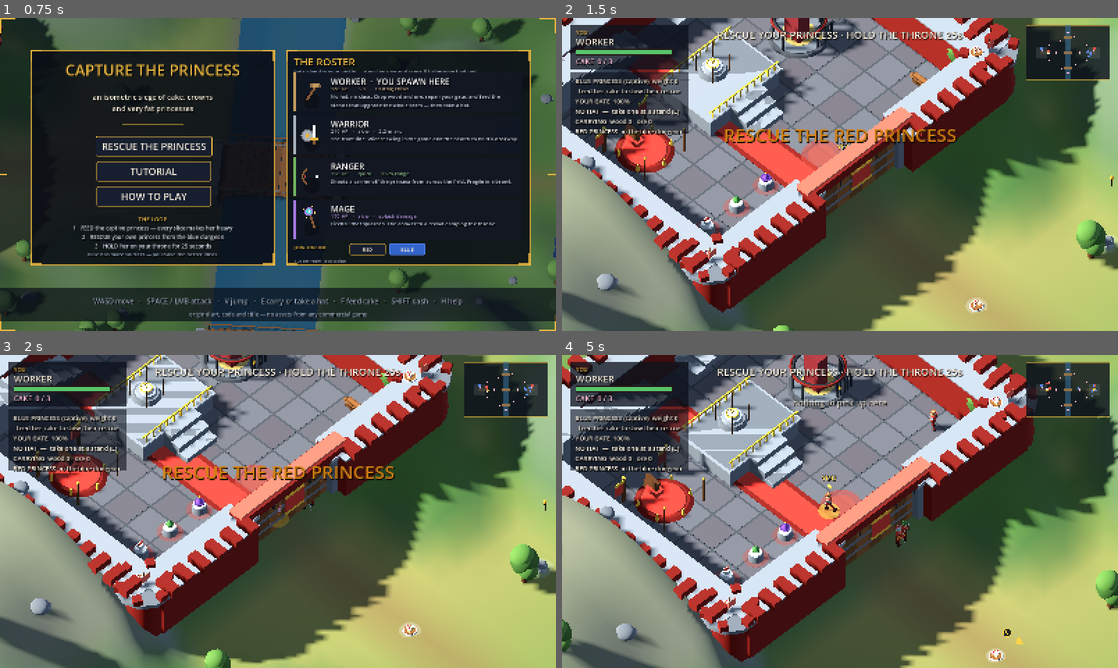
Above: before the commit, frames 1-4 (two rows, left to right).
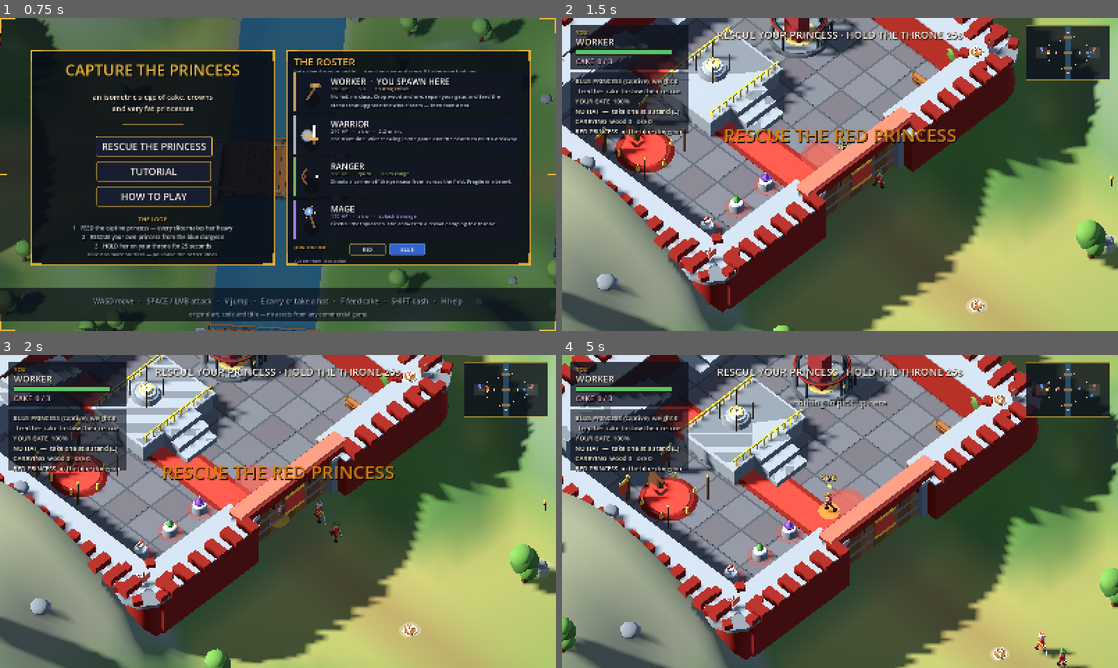
Above: after the commit, the same moments.

Repository: malahub/capture-the-princess
Game: Godot game, scene res://main.tscn
Two runs of this game, one before a commit and one after it. Both use one fixed random seed, a clock stepped at 60 frames per second and the inputs below.
Inputs (mouse positions are in pixels of both pictures, inside the frame that each line leads up to):
- Up to frame 1 (0.75 s): tap E (act) at 0.5, 0.6 s; move the mouse to (400, 158) at 0.52 s; hold D (move_right) from 0.53 s (still down); click (400, 158) at 0.67 s
- Up to frame 2 (1.5 s): tap V (jump) at 0.77 s; tap Space (attack) at 0.8, 1.35 s; move the mouse to (728, 190) at 1.27 s; release D (move_right) at 1.28 s; hold S (move_down) from 1.28 s (still down)
- Up to frame 3 (2 s): keep holding S (move_down); tap V (jump) at 1.52 s; tap Q (drop) at 1.55 s
- Up to frame 4 (5 s): move the mouse to (895, 442) at 2.02 s; release S (move_down) at 2.03 s; hold D (move_right) 2.03-2.78 s; tap Q (drop) at 2.1, 3.8 s; tap E (act) at 2.3, 2.85, 4.55 s; move the mouse to (812, 574) at 2.77 s; hold W (move_up) 2.78-3.53 s; click (812, 574) at 2.92 s; tap V (jump) at 3.02, 3.77, 4.52 s; tap Space (attack) at 3.05, 3.6 s; move the mouse to (1006, 558) at 3.52 s; hold A (move_left) from 3.53 s (still down); move the mouse to (673, 464) at 4.27 s; click (673, 464) at 4.35 s

Frame 1 is identical in both runs. In frame 2, less than 0.1% of the frame differs, in the area x 55-96%, y 10-55%; in frame 3, 0.2%; in frame 4, 20%, in the area x 0-100%, y 0-100%.

Commit message:
Movement: no back-off at range, no STEP_DOWN trap, escape from overlapping solids, progress-only waypoints, direct gate drive out of a castle

Diff:
--- a/scripts/game.gd
+++ b/scripts/game.gd
@@ -100,6 +100,7 @@
 var stuckaudit := false
 var navprobe := false
 var gateprobe := false
+var exittest := false
 var telemetry := ""
 var telemetry_t := 0.0
 var telemetry_file: FileAccess = null
@@ -163,6 +164,9 @@
 		autoplay = true
 		_run_simtest()
 		return
+	if exittest:
+		_run_exittest()
+		return
 	if gateprobe:
 		_run_gateprobe()
 		return
@@ -251,6 +255,85 @@
 ## crosses never jumps more than a unit can step.
 ## Prints the walkable height around the keep so a deck that bleeds past its
 ## platform shows up as a shape you can look at.
+## Can a unit actually leave its own castle? Break the gate and walk it out.
+var forced_dir := false
+
+
+func _run_exittest() -> void:
+	start_match(false)
+	# isolate the test: other units standing in melee range legitimately make a
+	# unit hold position, which is not what this test is about
+	for o in units.duplicate():
+		if o != player:
+			units.erase(o)
+			o.queue_free()
+	for team in 2:
+		for o2 in units.duplicate():          # isolate: one unit per run
+			if o2 != player:
+				units.erase(o2)
+				o2.queue_free()
+		# the ENEMY gate is broken; our own gate is intact and should open for us
+		var g: Dictionary = gates[1 - team]
+		g["hp"] = 0.0
+		g["alive"] = false
+		_break_gate_solid(g)
+		var u := _new_unit(team, "warrior", false)
+		var spawn: Vector3 = castles[team]["spawn"]
+		place(u, spawn)
+		u.brain = "attacker"
+		units.append(u)
+		var start_inside: bool = _inside(team, u.pos)
+		var target: Vector3 = Vector3(-spawn.x, 0, spawn.z)
+		var t := 0.0
+		var dt := 1.0 / 60.0
+		var best := 1e9
+		var dbg := 0
+		var sum_moved := 0.0
+		var think_t := 0.0
+		while t < 25.0:
+			think_t += dt
+			if think_t >= 0.5:
+				think_t = 0.0
+				_think(u)                 # real brain, as the match runs it
+			var dir: Vector3 = _ai_dir(u, dt)
+			if forced_dir:
+				var go: Vector3 = _gate_out(u.team)
+				dir = Vector3(go.x - u.pos.x, 0.0, go.z - u.pos.z).normalized()
+			var bp: Vector3 = u.pos
+			u.update_unit(dt, dir, target)
+			sum_moved += u.pos.distance_to(bp)
+			t += dt
+			if dbg < 5 and int(t / 5.0) == dbg + 1:
+				dbg += 1
+				var first := "-"
+				if u.path.size() > 0:
+					first = str(u.path[mini(u.path_i, u.path.size() - 1)])
+				var next := u.pos + Vector3(dir.x, 0, dir.z) * 0.4
+				print("[HF]   t=", int(t), " y=", snappedf(u.position.y, 0.01), " h=", snappedf(Terrain.h(u.pos.x, u.pos.z), 0.01),
+					" pos=(", snappedf(u.pos.x, 0.1), ",", snappedf(u.pos.z, 0.1), ")",
+					" wp=(", snappedf(u.waypoint.x, 0.1), ",", snappedf(u.waypoint.z, 0.1), ")",
+					" has=", u.has_waypoint, " tgt=", (str(u.target_unit.pos) if (u.target_unit != null and is_instance_valid(u.target_unit)) else "null"),
+					" idle=", snappedf(u.idle_t, 0.1), " stuck=", snappedf(u.stuck_t, 0.1),
+					" path=", u.path_i, "/", u.path.size(), " first=", first,
+					" dir=(", snappedf(dir.x, 0.01), ",", snappedf(dir.z, 0.01), ")",
+					" vel=", snappedf(u.vel.length(), 0.01), " sum=", snappedf(sum_moved, 0.01),
+					" canstep=", _can_step(next, Terrain.h(u.pos.x, u.pos.z), 0.4, u.team),
+					" blocker=", _blocker(next, Terrain.h(u.pos.x, u.pos.z), 0.4, u.team))
+			best = minf(best, absf(u.pos.x - spawn.x))
+		if _inside(team, u.pos):
+			var h0 := Terrain.h(u.pos.x, u.pos.z)
+			for dv in [Vector3(0.09,0,0), Vector3(-0.09,0,0), Vector3(0,0,0.09), Vector3(0,0,-0.09)]:
+				var q: Vector3 = u.pos + dv
+				print("[HF]   step ", dv, " -> h=", snappedf(Terrain.h(q.x, q.z), 0.01),
+					" dh=", snappedf(Terrain.h(q.x, q.z) - h0, 0.01),
+					" ok=", _can_step(q, h0, 0.4, team),
+					" walk=", Terrain.walkable(q.x, q.z))
+		print("[HF] EXITTEST team=%d inside_start=%s moved=%.1f m from_own_gate=%.1f x=%.1f (spawn %.1f) %s" % [
+			team, str(start_inside), u.pos.distance_to(spawn), best, u.pos.x, spawn.x,
+			"ESCAPED" if _inside(team, u.pos) == false else "TRAPPED"])
+	get_tree().quit()
+
+
 ## Walks a line across a CLOSED gate and reports every point a body can pass.
 ## A closed gate must be solid across the whole opening: any passable spot is a
 ## hole an attacker squeezes through without breaking anything.
@@ -276,6 +359,27 @@
 	get_tree().quit()
 
 
+## Why is this step illegal? Returns a short description of the first blocker.
+func _blocker(p: Vector3, from_h: float, rad: float, team: int) -> String:
+	if not Terrain.walkable(p.x, p.z):
+		return "water/edge"
+	var h1 := Terrain.h(p.x, p.z)
+	if h1 - from_h > Terrain.STEP_UP:
+		return "step up %.2f" % (h1 - from_h)
+	if from_h - h1 > 2.45:
+		return "drop %.2f" % (from_h - h1)
+	for s1 in solids:
+		var rr: Rect2 = s1["r"]
+		if float(s1["top"]) < from_h + 0.25:
+			continue
+		var tag1: String = String(s1.get("tag", ""))
+		if tag1 != "" and tag1 == "gate%d" % team:
+			continue
+		if rr.grow(rad).has_point(Vector2(p.x, p.z)):
+			return "solid '%s' top=%.1f r=%s" % [tag1, float(s1["top"]), str(rr)]
+	return "clear"
+
+
 func _count_meshes(n: Node, acc: Array) -> void:
 	if n is MeshInstance3D:
 		acc[0] += 1
@@ -295,9 +399,8 @@
 func _run_navprobe() -> void:
 	start_match(false)
 	var pts := [
-		Vector3(-0.1, 0, -4.0), Vector3(1.9, 0, -3.5), Vector3(0.0, 0, 0.0),
-		Vector3(38.9, 0, 6.5), Vector3(-41.1, 0, -19.6), Vector3(-41.7, 0, -8.6),
-		Vector3(-20.0, 0, -4.0), Vector3(20.0, 0, 4.0),
+		Vector3(58.5, 0, 4.4), Vector3(68.7, 0, 14.4), Vector3(-42.5, 0, -13.9),
+		Vector3(-40.2, 0, -5.3), Vector3(43.0, 0, 4.0), Vector3(38.9, 0, 0.0),
 	]
 	for p: Vector3 in pts:
 		var i: int = Nav.cell_of(p)
@@ -310,7 +413,10 @@
 			if rr.has_point(Vector2(p2.x, p2.z)):
 				print("[HF] NAVPROBE solid over (%.1f,%.1f): tag='%s' top=%.2f ground=%.2f" % [
 					p2.x, p2.z, String(so.get("tag","")), float(so["top"]), Terrain.h(p2.x, p2.z)])
-	var pairs := [[Vector3(-0.1,0,-4.0), Vector3(-41.4,0,0.0)],
+	var pairs := [[Vector3(58.5,0,4.4), Vector3(-41.4,0,0.0)],
+		[Vector3(68.7,0,14.4), Vector3(-41.4,0,0.0)],
+		[Vector3(-42.5,0,-13.9), Vector3(41.4,0,0.0)],
+		[Vector3(-0.1,0,-4.0), Vector3(-41.4,0,0.0)],
 		[Vector3(1.9,0,-3.5), Vector3(-41.4,0,0.0)],
 		[Vector3(-40,0,0), Vector3(40,0,0)],
 		[Vector3(-40,0,20), Vector3(40,0,-20)]]
@@ -1388,6 +1494,12 @@
 			telemetry = a.substr(12)
 		elif a == "--nogrid":
 			use_solid_grid = false
+		elif a == "--exittest":
+			exittest = true
+		elif a == "--exittestdir":
+			forced_dir = true
+			exittest = true
+			exittest = true
 		elif a == "--gateprobe":
 			gateprobe = true
 		elif a == "--navprobe":
@@ -2286,12 +2398,12 @@
 		np.z = clampf(np.z, -Terrain.HALF_Z + 1.5, Terrain.HALF_Z - 1.5)
 		u.pos = np
 		return np
-	if not _can_step(np, h0, rad, u.team):
+	if not _can_step(np, h0, rad, u.team, p):
 		var try_x := Vector3(np.x, 0, p.z)
 		var try_z := Vector3(p.x, 0, np.z)
-		if _can_step(try_x, h0, rad, u.team):
+		if _can_step(try_x, h0, rad, u.team, p):
 			np = try_x
-		elif _can_step(try_z, h0, rad, u.team):
+		elif _can_step(try_z, h0, rad, u.team, p):
 			np = try_z
 		else:
 			np = p
@@ -2327,7 +2439,7 @@
 				bucket.append(i)
 
 
-func _can_step(p: Vector3, from_h: float, rad: float, team: int = -1) -> bool:
+func _can_step(p: Vector3, from_h: float, rad: float, team: int = -1, from_p: Vector3 = Vector3(1e9, 0, 1e9)) -> bool:
 	if not Terrain.walkable(p.x, p.z):
 		return false
 	var h1 := Terrain.h(p.x, p.z)
@@ -2336,10 +2448,12 @@
 	# No walking off a ledge. The river is 6 m below the bridge deck and there was
 	# no downward check, so a unit nudged at the bridge lip stepped into the water
 	# and then had no legal route out of a cell A* refuses to start from.
-	if from_h - h1 > 2.45:
-		return false                                # too high to climb
-	if from_h - h1 > Terrain.STEP_DOWN:
-		return false                                # do not walk off the parapet
+	# STEP_DOWN (1.1 m) used to block this, which meant anything that got onto
+	# the keep platform or the wall walk could never come down again: a
+	# permanent trap, and the reason units were "stuck in base". A body can drop;
+	# the river is still protected because water is not walkable at all.
+	if from_h - h1 > 5.2:
+		return false
 	if solid_dirty and use_solid_grid:
 		_rebuild_solid_grid()
 	if not use_solid_grid:
@@ -2370,6 +2484,11 @@
 		if tag != "" and team >= 0 and tag == "gate%d" % team:
 			continue                                # your own gate opens for you
 		if rr.grow(rad).has_point(Vector2(p.x, p.z)):
+			# If we are already standing inside this solid we must be allowed to
+			# leave it. Otherwise a deck that overlaps its own wall column is a
+			# life sentence: that is what trapped units on the shrine platform.
+			if rr.grow(rad * 0.6).has_point(Vector2(from_p.x, from_p.z)):
+				continue
 			return false
 	return true
 
@@ -3433,7 +3552,31 @@
 	elif u.has_waypoint:
 		goal = u.waypoint
 	else:
+		# The brain gave this unit nothing. Never stand in the courtyard: take
+		# the enemy gate as a default job so a brain hole cannot freeze a team.
+		u.idle_t += dt
+		if u.idle_t > 0.5:
+			u.idle_t = 0.0
+			u.waypoint = gates[1 - u.team]["pos"]
+			u.has_waypoint = true
 		return Vector3.ZERO
+
+	# Leaving (or entering) a castle is one straight trip down an open courtyard
+	# through one door. Route it directly and skip the path/stuck machinery:
+	# cell snapping at the plateau lip made units ping-pong on the threshold and
+	# an entire team never got out of its own base.
+	if not chasing:
+		var cur_castle: int = _castle_of(u.pos)
+		if cur_castle != -1 and _castle_of(goal) != cur_castle:
+			var out_pt: Vector3 = _gate_out(cur_castle)
+			var dd := Vector3(out_pt.x - u.pos.x, 0.0, out_pt.z - u.pos.z)
+			if dd.length() > 0.6:
+				u.stuck_t = 0.0
+				u.back_t = 0.0
+				u.path.clear()
+				u.path_i = 0
+				u.last_good = u.pos
+				return dd.normalized()
 
 	var flat := Vector3(goal.x - u.pos.x, 0.0, goal.z - u.pos.z)
 	if flat.length() < 0.5:
@@ -3493,6 +3636,9 @@
 
 	# no progress for a while (empty path or an unreachable tail): drop the goal
 	# so the brain picks a new one instead of leaning on a wall forever
+	if u.last_good.distance_to(u.pos) > 1.5:
+		u.stuck_t = 0.0
+		u.last_good = u.pos
 	if u.stuck_t > 2.4 or (u.path.is_empty() and u.stuck_t > 1.2):
 		u.has_waypoint = false
 		u.stuck_t = 0.0
@@ -3500,9 +3646,14 @@
 		return Vector3.ZERO
 
 	var target := goal
+	var goal_d: float = u.pos.distance_to(goal)
 	while u.path_i < u.path.size():
 		var wp: Vector3 = u.path[u.path_i]
-		if u.pos.distance_to(wp) < 0.75:
+		# Skip any waypoint that is no closer to the goal than we already are.
+		# A 1.4 m nav cell at the plateau lip snapped to a cell behind the unit,
+		# so the path began by walking backwards; the unit ping-ponged on the
+		# gate threshold for the whole match instead of leaving.
+		if u.pos.distance_to(wp) < 0.75 or wp.distance_to(goal) > goal_d + 0.3:
 			u.path_i += 1
 			continue
 		target = wp
@@ -3517,9 +3668,12 @@
 	if u.target_unit != null and is_instance_valid(u.target_unit):
 		var th: float = Terrain.h(u.target_unit.pos.x, u.target_unit.pos.z)
 		var uh: float = Terrain.h(u.pos.x, u.pos.z)
-		if absf(th - uh) > Terrain.STEP_UP:
-			var gap: float = u.pos.distance_to(u.target_unit.pos)
-			if gap < 3.2:
+		var gap_all: float = u.pos.distance_to(u.target_unit.pos)
+		# Only the "he is up on the ledge I cannot climb" case. Without the range
+		# limit this backed units away from enemies 80 m off, which is what made
+		# them shuffle back and forth at their own gate instead of leaving.
+		if gap_all < 8.0 and th - uh > Terrain.STEP_UP:
+			if gap_all < 3.2:
 				return Vector3.ZERO
 			var away := Vector3(u.pos.x - u.target_unit.pos.x, 0.0, u.pos.z - u.target_unit.pos.z)
 			if away.length() > 0.01:
@@ -3531,6 +3685,21 @@
 	var dir := d2.normalized()
 	if chasing and u.pos.distance_to(goal) < 2.0:
 		dir = Vector3(goal.x - u.pos.x, 0.0, goal.z - u.pos.z).normalized()
+
+	# Never walk away from the goal for long: fall back to the straight line,
+	# which the terrain allows even when the grid snapped us somewhere silly.
+	var to_goal := Vector3(goal.x - u.pos.x, 0.0, goal.z - u.pos.z)
+	if to_goal.length() > 0.2:
+		to_goal = to_goal.normalized()
+		if dir.dot(to_goal) < -0.15:
+			u.back_t += dt
+			if u.back_t > 0.5:
+				dir = to_goal
+				u.path.clear()
+				u.path_i = 0
+				u.path_t = 0.8
+		else:
+			u.back_t = maxf(0.0, u.back_t - dt * 2.0)
 
 	# last resort when wedged against another body: sidestep once
 	if u.stuck_t > 1.2:
@@ -3937,6 +4106,7 @@
 			"wp": [snappedf(u.waypoint.x, 0.1), snappedf(u.waypoint.z, 0.1)], "has_wp": u.has_waypoint,
 			"path": u.path.size(), "pi": u.path_i, "stuck": snappedf(u.stuck_t, 0.1),
 			"tgt": u.target_unit != null, "carry": u.carrying != null, "key": u.has_key,
+			"fail": Nav.last_fail,
 			"cake": u.cake, "in_nav": Nav.cell_of(u.pos) >= 0 and Nav.cells.size() > 0 and Nav.cells[Nav.cell_of(u.pos)] == 1,
 		}
 		telemetry_file.store_line(JSON.stringify(line))
--- a/scripts/nav.gd
+++ b/scripts/nav.gd
@@ -168,15 +168,25 @@
 
 
 ## 8-connected A*. Returns world points from (excluding) the start to the goal.
+static var last_fail := ""
+
+
 static func find_path(from: Vector3, to: Vector3) -> Array:
+	last_fail = ""
 	if not built:
+		last_fail = "not built"
 		return []
 	var a := snap(from)
 	var b := snap(to)
-	if a < 0 or b < 0:
+	if a < 0:
+		last_fail = "no start cell h=%.2f at (%.1f,%.1f)" % [Terrain.h(from.x, from.z), from.x, from.z]
+		return []
+	if b < 0:
+		last_fail = "no goal cell h=%.2f at (%.1f,%.1f)" % [Terrain.h(to.x, to.z), to.x, to.z]
 		return []
 	if a == b:
 		return [to]
+
 
 	var n := w * h
 	var g := PackedFloat32Array()
@@ -322,6 +332,11 @@
 
 
 ## Straight-line walkability, used to smooth the grid path.
+## Public: can a body walk the straight line between these two points?
+static func line_clear(a: Vector3, b: Vector3) -> bool:
+	return _clear(a, b)
+
+
 static func _clear(a: Vector3, b: Vector3) -> bool:
 	var d := Vector3(b.x - a.x, 0.0, b.z - a.z)
 	var dist := d.length()
--- a/scripts/unit.gd
+++ b/scripts/unit.gd
@@ -27,6 +27,8 @@
 var lod_mode := false
 var detail_nodes: Array = []
 var snap_src := Vector3.ZERO
+var back_t := 0.0
+var last_good := Vector3.ZERO
 var snap_dst := Vector3.ZERO
 var repair_t := 0.0
 var key_model: Node3D = null  # the enemy key, held over the head
@@ -291,7 +293,9 @@
 	pos = game.move_unit(pos, vel * dt, self)
 	var moved := (pos - before).length()
 	if d.length() > 0.5:
-		if moved < 0.02 * d.length():
+		# relative to what this body can actually do, not a fixed 1.2 m/s: a unit
+		# creeping at 1.16 m/s was flagged stuck forever and sidestepped in circles
+		if moved < sp * dt * 0.45:
 			stuck_t += dt
 		else:
 			stuck_t = maxf(0.0, stuck_t - dt * 2.0)
Not shown, changed: build/web/index.pck
Not shown, added: logs/s10.jsonl
Not shown, added: logs/s11.jsonl
Not shown, added: logs/s12.jsonl
